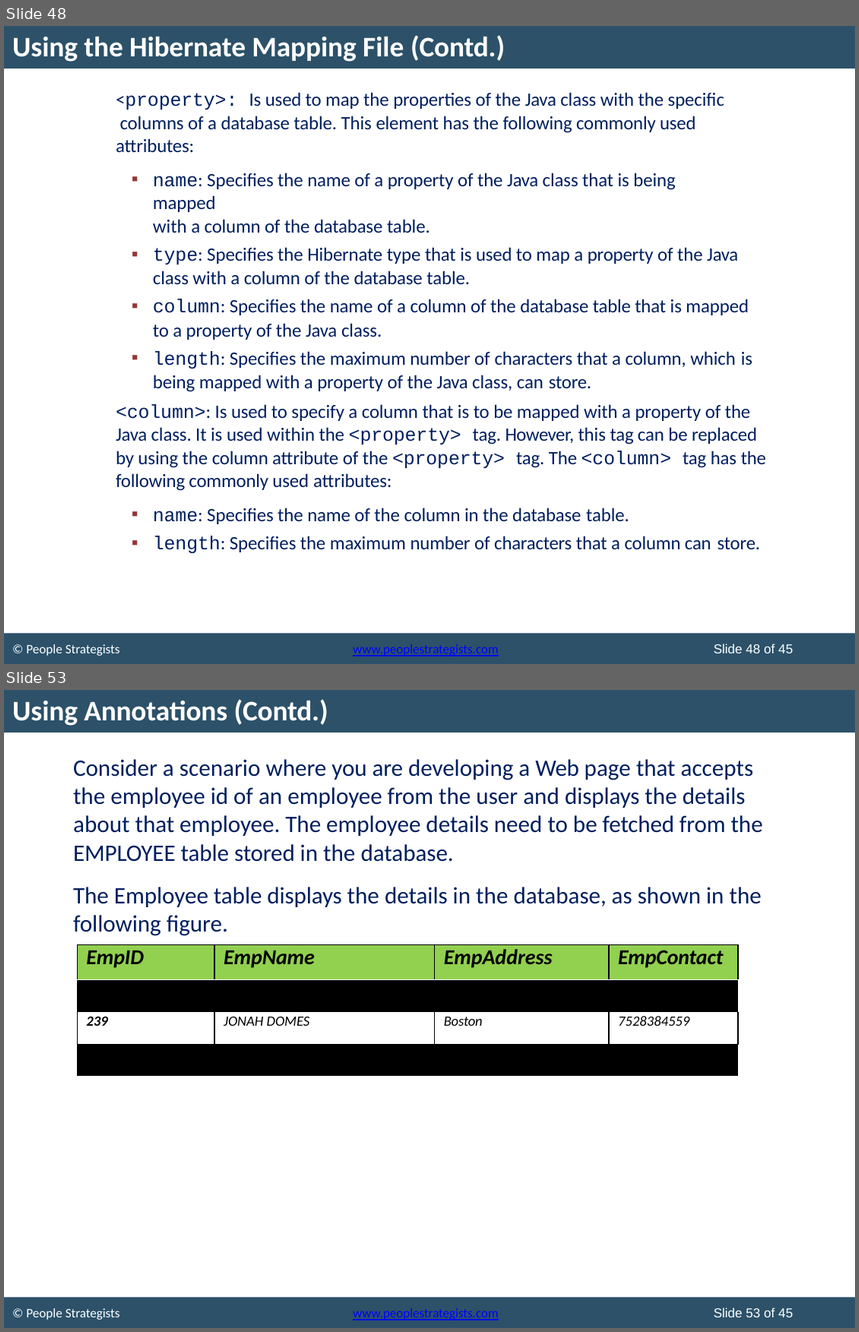
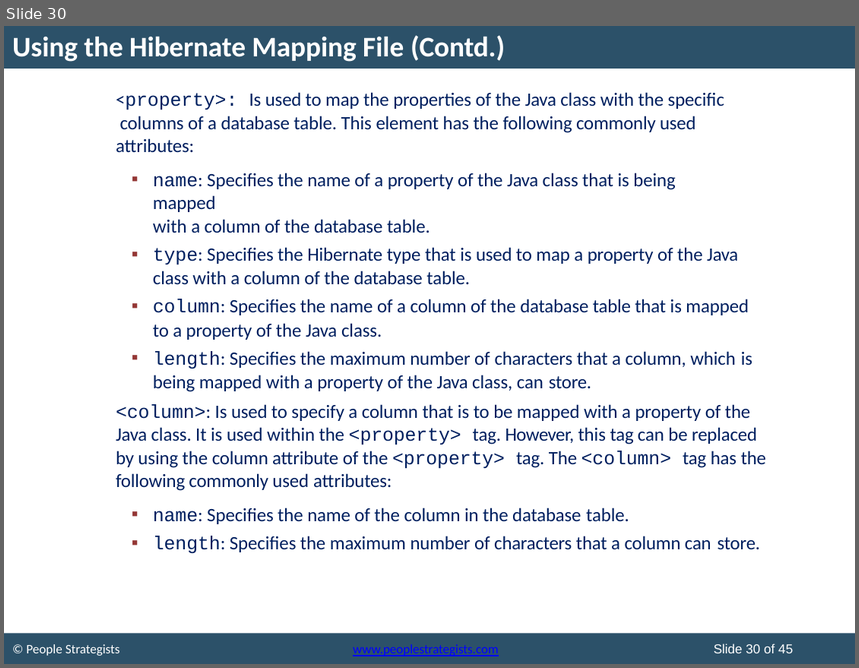
Before and after one commit to MohitKhevlani278/Java, a slide deck: ExamPaperAnswer/ClgPdf/hibernateday1.pptx. Shown one above the other, each under a label of ours: slides 48 and 53 before the commit, slide 30 after it; the slides between them are not shown. The pictures are 859x1332 and 859x668 pixels, drawn with LibreOffice and Linux fonts; fonts in the diff are those of the drawing; background and template pictures are left out. Boxes give left, top, right and bottom in pixels: in the first picture for what was removed or moved away, otherwise in the second. Text is boxed around its words. In the diff, an @@ line names an element or a change of style, - is before the commit and + after.

```diff
--- a/ExamPaperAnswer/ClgPdf/hibernateday1.pptx
+++ b/ExamPaperAnswer/ClgPdf/hibernateday1.pptx
@@ slide 53 removed at <box>4,690,855,1328</box>, background #FFFFFF; not listed: 2 template elements that a slide beside it also shows @@
@@ title removed at <box>12,699,329,726</box> @@
-Using Annotations (Contd.)
@@ text removed at <box>73,759,763,936</box> @@
-Consider a scenario where you are developing a Web page that accepts the employee id of an employee from the user and displays the details about that employee. The employee details need to be fetched from the EMPLOYEE table stored in the database.
-The Employee table displays the details in the database, as shown in the following figure.
@@ table removed at <box>77,945,739,1075</box>, 4 rows, 4 columns @@
-EmpID | EmpName | EmpAddress | EmpContact
-238 | JAMES JONES | California | 7728374859
-239 | JONAH DOMES | Boston | 7528384559
-240 | RICHARD PARKER | New York | 7238495867
@@ text removed at <box>26,1309,120,1320</box> @@
-© People Strategists
@@ text removed at <box>353,1309,498,1321</box> @@
-www.peoplestrategists.com
@@ text removed at <box>714,1308,793,1318</box> @@
-Slide 53 of 45
@@ what was slide 48 is now slide 30 @@
@@ text at <box>714,644,793,654</box>: text changed @@
-Slide 48 of 45
+Slide 30 of 45
```
Also in this commit, not shown: 1 slide changed, 23 other slides removed, 7 other files.
